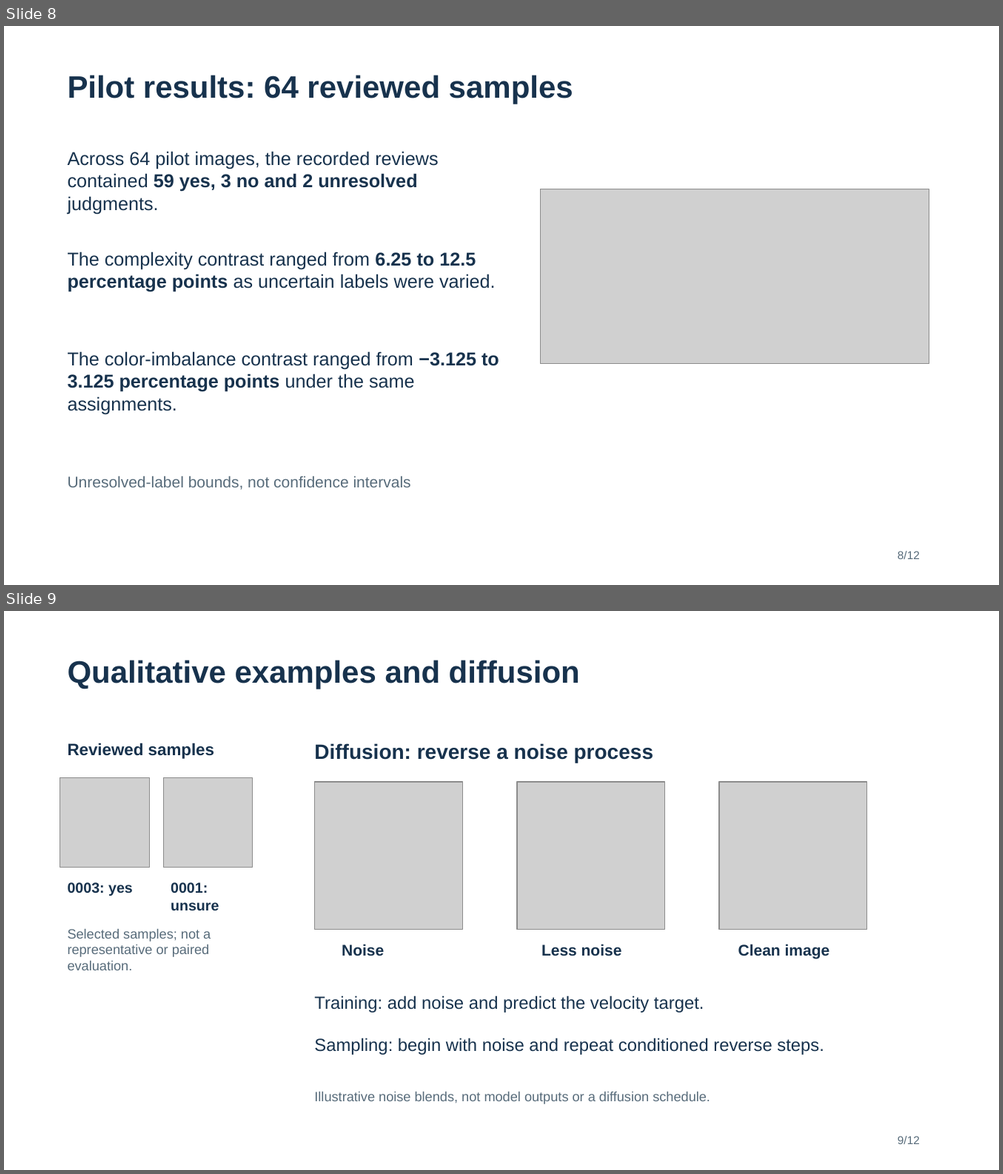
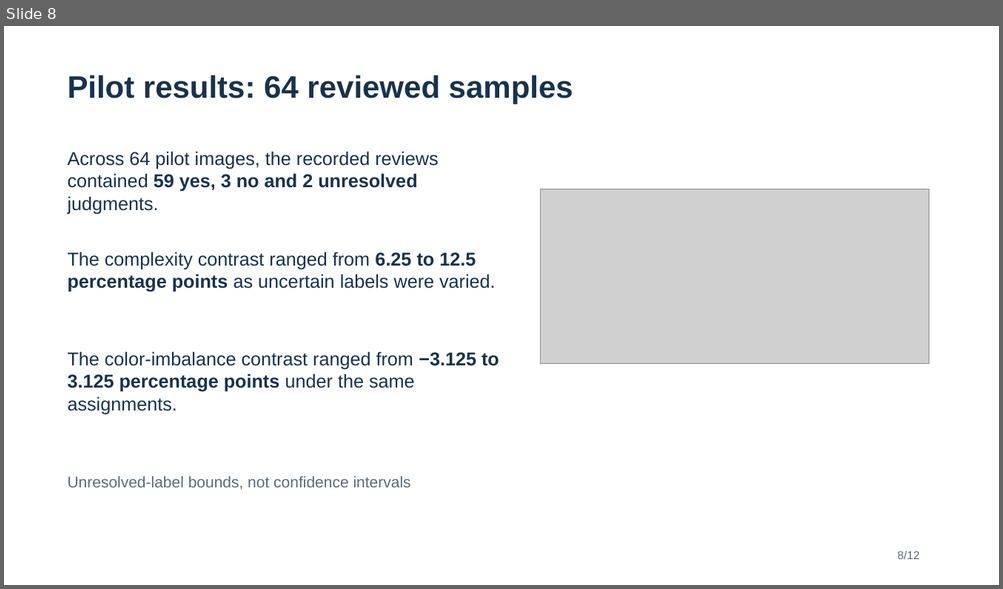
Before and after one commit to Space-Dev0/muadib, a slide deck: presentation/powerpoint/which-exposure-matters-submission-guide.pptx. Shown one above the other, each under a label of ours: slides 8 and 9 before the commit, slide 8 after it. The pictures are 1003x1174 and 1003x589 pixels, drawn with LibreOffice and Linux fonts; fonts in the diff are those of the drawing; grey boxes stand for pictures. Boxes give left, top, right and bottom in pixels: in the first picture for what was removed or moved away, otherwise in the second. Text is boxed around its words. In the diff, an @@ line names an element or a change of style, - is before the commit and + after.

Commit message:
docs: move diffusion illustration to title slide
Place the noise illustration on the introduction slide and use the remaining results-slide space to explain the pilot evaluation and checker coverage.

```diff
--- a/presentation/powerpoint/which-exposure-matters-submission-guide.pptx
+++ b/presentation/powerpoint/which-exposure-matters-submission-guide.pptx
@@ slide 9 removed at [4,611,999,1170], background #FFFFFF @@
@@ text removed at [68,660,580,689] @@
-Qualitative examples and diffusion
@@ text removed at [68,743,214,759] @@
-Reviewed samples
@@ text removed at [314,743,653,763] @@
-Diffusion: reverse a noise process
@@ picture removed at [60,778,150,868] @@
@@ picture removed at [164,778,253,868] @@
@@ picture removed at [315,782,463,930] @@
@@ picture removed at [518,782,665,930] @@
@@ picture removed at [719,782,867,930] @@
@@ text removed at [68,883,133,896] @@
-0003: yes
@@ text removed at [170,883,219,911] @@
-0001: unsure
@@ text removed at [68,929,210,971] @@
-Selected samples; not a representative or paired evaluation.
@@ text removed at [341,944,384,957] @@
-Noise
@@ text removed at [541,944,622,957] @@
-Less noise
@@ text removed at [738,944,830,960] @@
-Clean image
@@ text removed at [314,996,704,1013] @@
-Training: add noise and predict the velocity target.
@@ text removed at [314,1038,824,1055] @@
-Sampling: begin with noise and repeat conditioned reverse steps.
@@ text removed at [314,1092,710,1105] @@
-Illustrative noise blends, not model outputs or a diffusion schedule.
@@ text removed at [897,1136,919,1145] @@
-9/12
```
Also in this commit, not shown: 1 slide changed, 1 slide added, 3 other files.
